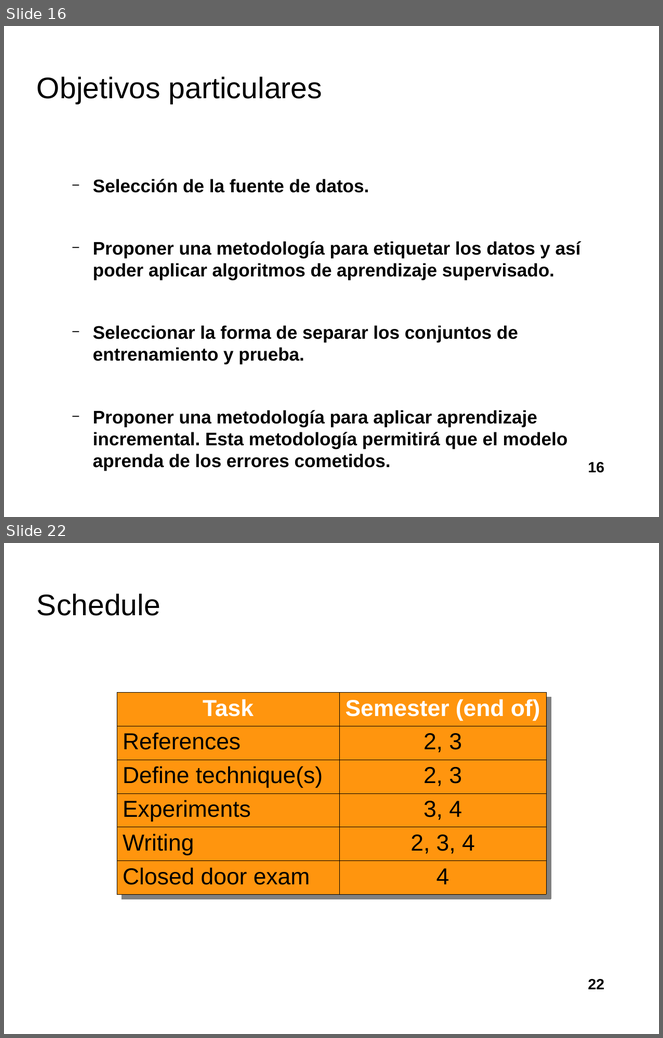
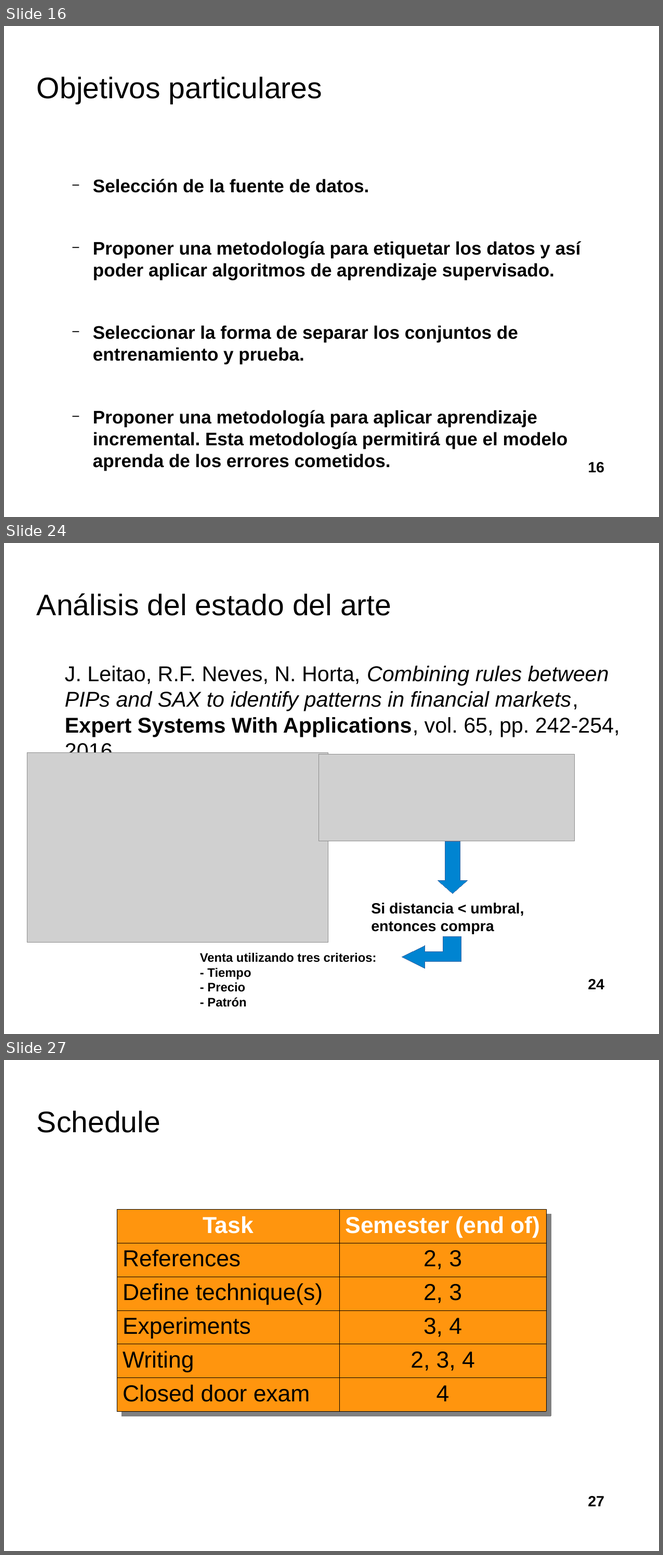
Before and after one commit to davidrmh/Thesis, a slide deck: presentaciones_finales/presentacion_seminario_B19.odp. Shown one above the other, each under a label of ours: slides 16 and 22 before the commit, slides 16, 24 and 27 after it; the slides between them are not shown. The pictures are 663x1038 and 663x1555 pixels, drawn with LibreOffice and Linux fonts; fonts in the diff are those of the drawing; grey boxes stand for pictures; background and template pictures are left out. Boxes give left, top, right and bottom in pixels: in the first picture for what was removed or moved away, otherwise in the second. Text is boxed around its words. In the diff, an @@ line names an element or a change of style, - is before the commit and + after.

Commit message:
Agrega estado del arte

```diff
--- a/presentaciones_finales/presentacion_seminario_B19.odp
+++ b/presentaciones_finales/presentacion_seminario_B19.odp
@@ slide 24 added at bbox=[4, 543, 659, 1034], background picture (left out) @@
@@ title added at bbox=[37, 593, 391, 616], 36 pt, text #000000 @@
+Análisis del estado del arte
@@ text added at bbox=[65, 666, 620, 753], 26 pt, text #000000 @@
+J. Leitao, R.F. Neves, N. Horta, Combining rules between PIPs and SAX to identify patterns in financial markets, Expert Systems With Applications, vol. 65, pp. 242-254, 2016.
@@ picture added at bbox=[27, 753, 328, 943] @@
@@ picture added at bbox=[319, 754, 575, 841] @@
@@ down arrow added at bbox=[438, 841, 468, 894], fill #0084D1, outline #3465A4 0 pt @@
@@ text added at bbox=[371, 903, 524, 935], 18 pt, text #000000, bold @@
+Si distancia < umbral, entonces compra
@@ freeform shape added at bbox=[402, 937, 462, 969], fill #0084D1, outline #3465A4 0 pt @@
@@ text added at bbox=[200, 953, 377, 1007], 15 pt, text #000000, bold @@
+Venta utilizando tres criterios:
+- Tiempo
+- Precio
+- Patrón
@@ page number added at bbox=[588, 979, 605, 990], 18 pt, text #000000, bold @@
+24
@@ what was slide 22 is now slide 27 @@
@@ page number at bbox=[588, 1496, 605, 1507]: text changed @@
-22
+27
```
Also in this commit, not shown: 3 slides changed, 6 other slides added, 2 slides removed, 1 other file.
